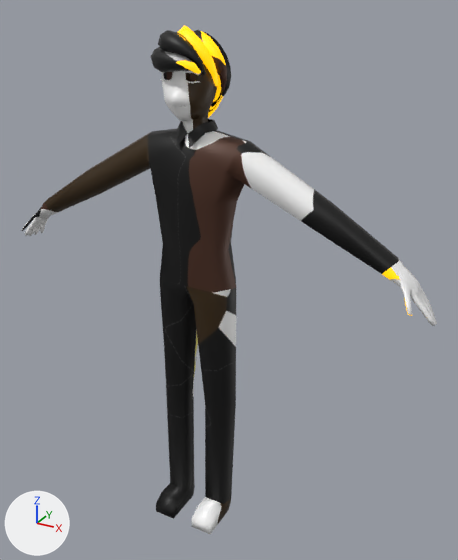
The FBX model Assets/Model3D/X90/MetalDeuz/MetalHotColdDude.fbx, before and after one commit.
The view is the same before and after, from a 50 mm lens placed at (1.1, -1.775, 1.913), pointed at (0.088, 0.066, 0.993). Lighting does not change. The marker at lower left points along +X, +Y and +Z. Vertices at the same position are counted once.
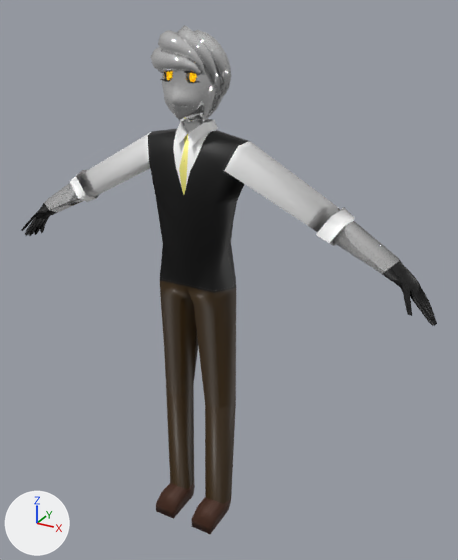
Where the newer file only moved an object's origin or applied its transform, the numbers keep the older frame.

Where the change shows, as pixel boxes [x1, y1, x2, y2] in the pictures (458 x 560 px):
part 1 of me_cube, built on
    before: [316, 208, 399, 274]
    after: [316, 207, 399, 274]
part 2 of me_cube, built on
    before: [44, 172, 96, 212]
    after: [44, 170, 100, 212]
part 3 of me_cube, surface changed
    both: [21, 70, 437, 534]
part 4 of me_cube, recoloured
    both: [151, 25, 231, 133]

Diff of the bpy script that builds the scene:
```diff
--- a/Assets/Model3D/X90/MetalDeuz/MetalHotColdDude.fbx.py
+++ b/Assets/Model3D/X90/MetalDeuz/MetalHotColdDude.fbx.py
@@ mat_bodymetal @@
+mat_bodymetal = principled_material('BodyMetal')
+mat_bodymetal.base_color = (0.8, 0.8, 0.8)  # white #e7e7e7
+mat_bodymetal.metallic = 0.859
+mat_bodymetal.roughness = 0.0864
@@ me_cube @@
 # used by ob_cube; location = (0.0, 0.0, 0.0)
-me_cube.from_pydata(...)  # 1462 vertices, 1324 faces; spans x -0.83..0.83, y -0.16..0.13, z 0.0..1.85
+me_cube.from_pydata(...)  # 1498 vertices, 1360 faces; spans x -0.83..0.83, y -0.16..0.13, z 0.0..1.85
+# me_cube part 1
+# 6 faces are deleted
+# 18 vertices are added at x 0.45..0.55, y -0.05..0.07, z 1.22..1.34
+# 6 new faces join them, mat_bodymetal (white #e7e7e7)
+# 18 new faces join them, mat_defaultmaterial
+# me_cube part 2
+# 6 faces are deleted
+# 18 vertices are added at x -0.55..-0.45, y -0.05..0.07, z 1.22..1.34
+# 6 new faces join them, mat_bodymetal (white #e7e7e7)
+# 18 new faces join them, mat_defaultmaterial
+# me_cube part 3: 1312 kept faces spanning x -0.83..0.83, y -0.16..0.13, z 0.0..1.85 get new texture (UV) coordinates
+# me_cube part 4: 824 faces spanning x -0.11..0.12, y -0.14..0.13, z 1.52..1.85 switch from mat_defaultmaterial to mat_bodymetal (white #e7e7e7)
```
